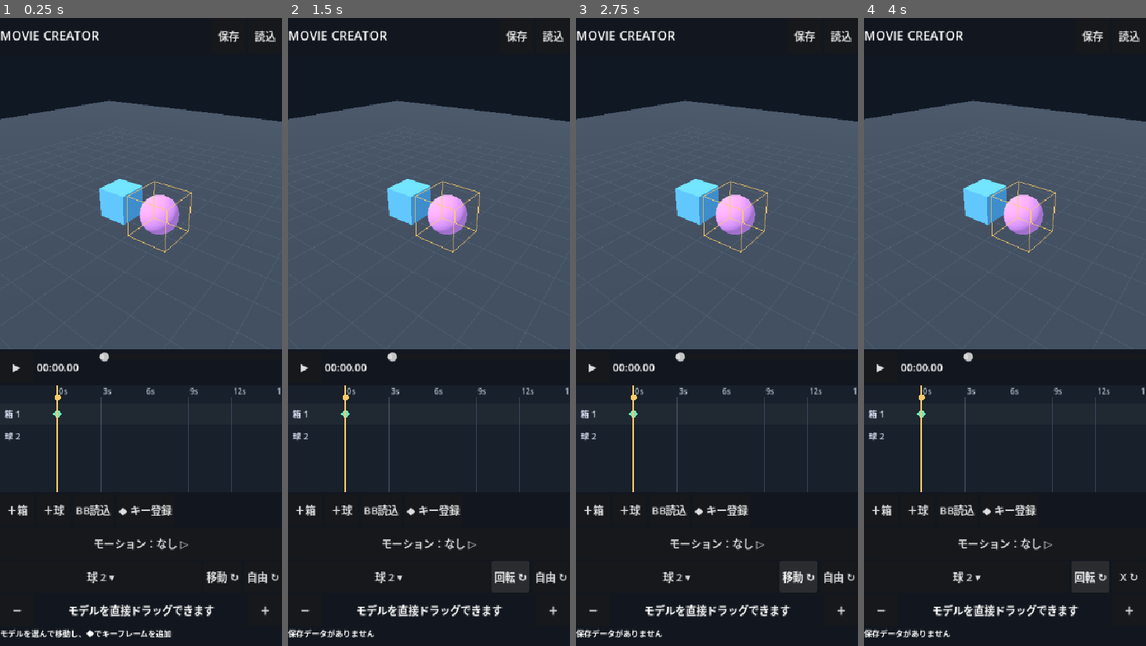
Above: before the commit, frames 1-4 (left to right).
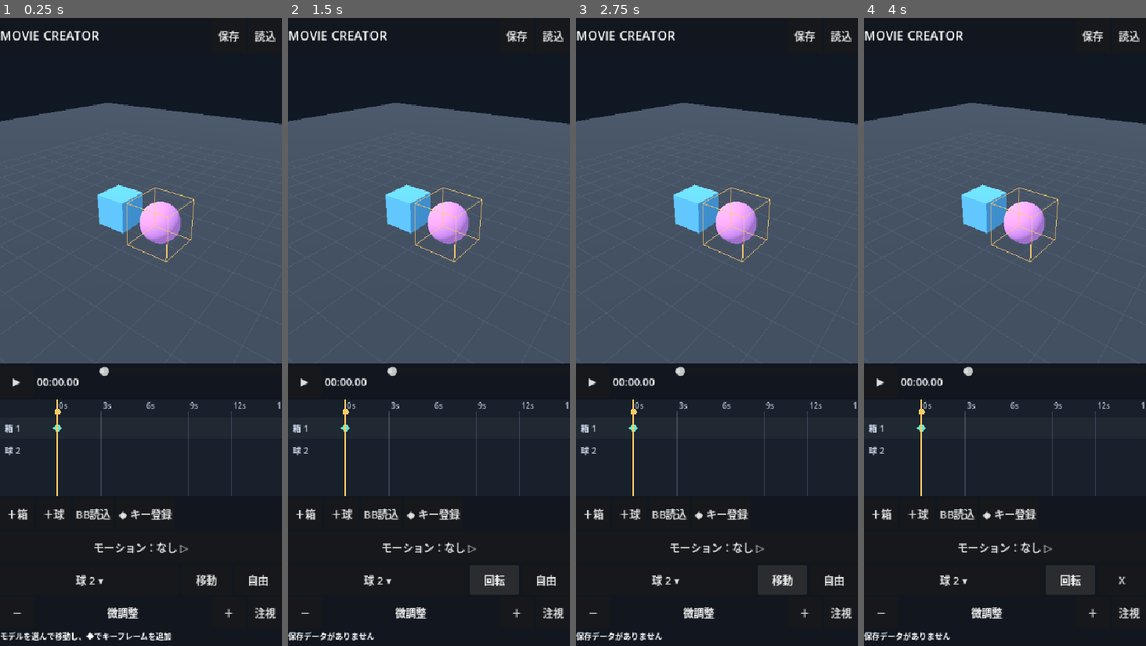
Above: after the commit, the same moments.

Repository: shejklgaia-png/movie_creater
Game: Godot game, scene res://scenes/editor.tscn
Same seed, same stepped clock (60 frames per second), same inputs: the game is played once before the commit and once after it.
Inputs:
- Up to frame 1 (0.25 s): no input
- Up to frame 2 (1.5 s): click "読込" at 0.5 s; click "移動 ↻" (after the commit: "移動") at 1.25 s
- Up to frame 3 (2.75 s): click "回転 ↻" (after the commit: "回転") at 2 s
- Up to frame 4 (4 s): click "自由 ↻" (after the commit: "自由") at 2.75 s; click "移動 ↻" (after the commit: "移動") at 3.5 s

The runs differ from the first frame. In frame 1, 7.9% of the frame differs, in the area x 0-100%, y 13-100%; in frame 2, 7.6%; in frame 3, 7.6%; in frame 4, 7.6%.

Commit message:
Fix Android model names and prevent UI overflow / accidental camera jumps

Diff:
--- a/scripts/editor.gd
+++ b/scripts/editor.gd
@@ -76,6 +76,7 @@
     var layout := VBoxContainer.new()
     layout.set_anchors_and_offsets_preset(Control.PRESET_FULL_RECT)
     layout.add_theme_constant_override("separation", 4)
+    layout.clip_contents = true
     add_child(layout)
 
     var header := HBoxContainer.new()
@@ -125,7 +126,7 @@
     playback.add_child(time_slider)
 
     timeline = TimelineView.new()
-    timeline.custom_minimum_size = Vector2(0, 164)
+    timeline.custom_minimum_size = Vector2(0, 148)
     timeline.size_flags_horizontal = Control.SIZE_EXPAND_FILL
     dock.add_child(timeline)
     timeline.seek_requested.connect(_seek)
@@ -141,6 +142,8 @@
     dock.add_child(motion_row)
     motion_button = _make_button(motion_row, "モーション：なし ▷", _cycle_bb_animation)
     motion_button.size_flags_horizontal = Control.SIZE_EXPAND_FILL
+    motion_button.clip_text = true
+    motion_button.custom_minimum_size.x = 0
     motion_button.tooltip_text = "読み込んだモデルのアニメーションを切り替え"
 
 
@@ -148,22 +151,33 @@
     dock.add_child(properties)
     selection = _make_button(properties, "モデル選択 ▾", _toggle_picker)
     selection.size_flags_horizontal = Control.SIZE_EXPAND_FILL
-    mode_option = _make_button(properties, "移動 ↻", _cycle_mode)
-    axis_option = _make_button(properties, "自由 ↻", _cycle_axis)
+    selection.clip_text = true
+    selection.custom_minimum_size = Vector2(100, 46)
+    mode_option = _make_button(properties, "移動", _cycle_mode)
+    mode_option.custom_minimum_size = Vector2(76, 46)
+    mode_option.clip_text = true
+    axis_option = _make_button(properties, "自由", _cycle_axis)
+    axis_option.custom_minimum_size = Vector2(74, 46)
+    axis_option.clip_text = true
 
     var nudge_row := HBoxContainer.new()
     dock.add_child(nudge_row)
     _make_button(nudge_row, "－", func(): _nudge(-1.0))
     var nudge_hint := Label.new()
-    nudge_hint.text = "モデルを直接ドラッグできます"
+    nudge_hint.text = "微調整"
+    nudge_hint.clip_text = true
     nudge_hint.horizontal_alignment = HORIZONTAL_ALIGNMENT_CENTER
     nudge_hint.vertical_alignment = VERTICAL_ALIGNMENT_CENTER
     nudge_hint.size_flags_horizontal = Control.SIZE_EXPAND_FILL
     nudge_row.add_child(nudge_hint)
     _make_button(nudge_row, "＋", func(): _nudge(1.0))
+    _make_button(nudge_row, "注視", _focus_selected)
 
     status_label = Label.new()
-    status_label.custom_minimum_size.y = 28
+    status_label.custom_minimum_size = Vector2(0, 24)
+    status_label.size_flags_horizontal = Control.SIZE_EXPAND_FILL
+    status_label.clip_text = true
+    status_label.autowrap_mode = TextServer.AUTOWRAP_OFF
     status_label.add_theme_font_size_override("font_size", 12)
     dock.add_child(status_label)
     _build_picker()
@@ -205,7 +219,31 @@
         return
     var source := file.get_as_text()
     file.close()
-    _import_bbmodel_text(source, path.get_file().get_basename())
+    # Android SAF returns a content:// URI, not a human-readable filename.
+    # Prefer the name embedded in the Blockbench JSON.
+    _import_bbmodel_text(source, "BBモデル")
+
+func _safe_model_name(project_name: String, fallback: String, id: String) -> String:
+    var candidate := project_name.strip_edges()
+    if candidate.is_empty():
+        candidate = fallback.strip_edges()
+    if candidate.begins_with("content:") or candidate.contains("%2F") or candidate.contains("_2F") or candidate.length() > 48:
+        candidate = "BBモデル " + id
+    candidate = candidate.validate_node_name()
+    if candidate.is_empty():
+        candidate = "BBモデル " + id
+    return candidate.substr(0, 24)
+
+func _short_text(value: String, max_chars: int) -> String:
+    if value.length() <= max_chars:
+        return value
+    return value.substr(0, maxi(1, max_chars - 1)) + "…"
+
+func _model_title(id: String) -> String:
+    if not objects_by_id.has(id):
+        return "モデル"
+    var node: Node3D = objects_by_id[id]
+    return _short_text(node.name, 13)
 
 func _import_bbmodel_text(source: String, filename: String = "Blockbench") -> bool:
     var importer := BBModelImporter.new()
@@ -217,7 +255,7 @@
     var id := str(next_id)
     next_id += 1
     var node: Node3D = result["root"]
-    node.name = filename.validate_node_name()
+    node.name = _safe_model_name(str(result.get("model_name", "")), filename, id)
     node.set_meta("movie_id", id)
     node.set_meta("kind", "bbmodel")
     node.set_meta("tint", "#ffffff")
@@ -233,12 +271,13 @@
     }
     _refresh_selector()
     _set_selection(id)
-    _focus_bbmodel(node)
     _refresh_timeline()
     _seek(current_time)
+    # Animate first, then frame the *actual displayed* pose (not rest pose).
+    _focus_bbmodel(node)
     var notices: Array = result.get("warnings", [])
-    var issue_info := (" / 注意: " + str(notices[0])) if not notices.is_empty() else ""
-    _show_message("BB読込成功: %dメッシュ・%dキューブ・%dモーション%s" % [int(result.get("meshes", 0)), int(result["cubes"]), clips.size(), issue_info])
+    var issue_info := " / 注意あり" if not notices.is_empty() else ""
+    _show_message("BB読込: %s｜%dメッシュ・%dモーション%s" % [_model_title(id), int(result.get("meshes", 0)), clips.size(), issue_info])
     return true
 
 func _bbmodel_bounds(node: Node3D) -> AABB:
@@ -307,6 +346,13 @@
     orbit_distance = clampf(radius / sin(minf(half_vertical_fov, half_horizontal_fov)) * 1.35, 2.5, 80.0)
     _update_camera()
 
+func _focus_selected() -> void:
+    if not objects_by_id.has(selected_id):
+        _show_message("注視するモデルを選択してください")
+        return
+    _focus_bbmodel(objects_by_id[selected_id])
+    _show_message("注視点を %s に合わせました" % _model_title(selected_id))
+
 func _cycle_bb_animation() -> void:
     if not bb_assets.has(selected_id):
         _show_message("先にBBモデルを選択してください")
@@ -331,7 +377,7 @@
     var clips: Array = asset.get("clips", [])
     var selected := int(asset.get("clip_index", -1))
     if selected >= 0 and selected < clips.size():
-        motion_button.text = "モーション：%s ▷" % str(clips[selected].get("name", "Animation"))
+        motion_button.text = "モーション：%s ▷" % _short_text(str(clips[selected].get("name", "Animation")), 18)
 
 func _sample_bb_animations() -> void:
     var sampler := BBModelImporter.new()
@@ -477,19 +523,27 @@
         var node: Node3D = objects_by_id[drag_target_id]
         drag_position_start = node.position
         drag_rotation_start = node.rotation_degrees
-        drag_grab_point = _world_on_level(at, node.position.y, node.position)
+        var target_height := node.position.y
+        if str(node.get_meta("kind", "")) == "bbmodel":
+            target_height = _bbmodel_bounds(node).get_center().y
+        drag_grab_point = _world_on_level(at, target_height, node.position)
 
 func _move_pointer(at: Vector2) -> void:
     if not pointer_active:
         return
     var motion := at - pointer_last
     pointer_last = at
+    if not drag_moved:
+        if at.distance_to(pointer_origin) < 14.0:
+            return
+        drag_moved = true
+        # Discard the first large movement event so a tap/jitter cannot snap
+        # the camera view or move a distant model.
+        if drag_target_id.is_empty():
+            return
     if drag_target_id.is_empty():
         _orbit(motion)
         return
-    if not drag_moved and at.distance_to(pointer_origin) < 9.0:
-        return
-    drag_moved = true
     _apply_model_drag(at)
 
 func _finish_pointer(at: Vector2) -> void:
@@ -543,6 +597,9 @@
     # The midpoint follows two fingers: intuitive world-space camera panning.
     var midpoint_motion := (new_position - old_position) * 0.5
     var world_per_pixel: float = 2.0 * orbit_distance * tan(deg_to_rad(editor_camera.fov) * 0.5) / maxf(preview_box.size.y, 1.0)
+    # Guard against a sudden Android touch pointer jump when pinching.
+    world_per_pixel = minf(world_per_pixel, 0.09)
+    midpoint_motion = midpoint_motion.limit_length(24.0)
     orbit_target += (editor_camera.global_transform.basis.x * -midpoint_motion.x + editor_camera.global_transform.basis.y * midpoint_motion.y) * world_per_pixel
     _update_camera()
 
@@ -686,20 +743,21 @@
     if not objects_by_id.has(id):
         return
     selected_id = id
-    selection.text = "%s ▾" % (objects_by_id[id] as Node3D).name
+    selection.text = "%s ▾" % _model_title(id)
     for object_id in objects_by_id.keys():
         var object_node: Node3D = objects_by_id[object_id]
         var frame: Node3D = object_node.get_node_or_null("SelectionFrame")
         if frame != null:
-            frame.visible = str(object_id) == selected_id
+            # A huge bounding wireframe obstructed imported character models.
+            frame.visible = str(object_id) == selected_id and str(object_node.get_meta("kind", "")) != "bbmodel"
     _refresh_motion_button()
-    _show_message("選択中: %s" % (objects_by_id[id] as Node3D).name)
+    _show_message("選択中: %s" % _model_title(id))
 
 func _refresh_selector() -> void:
     if selection == null:
         return
     if objects_by_id.has(selected_id):
-        selection.text = "%s ▾" % (objects_by_id[selected_id] as Node3D).name
+        selection.text = "%s ▾" % _model_title(selected_id)
     elif not objects_by_id.is_empty():
         _set_selection(str(objects_by_id.keys()[0]))
     else:
@@ -707,11 +765,11 @@
 
 func _cycle_mode() -> void:
     mode_index = (mode_index + 1) % 2
-    mode_option.text = ("移動 ↻" if mode_index == 0 else "回転 ↻")
+    mode_option.text = ("移動" if mode_index == 0 else "回転")
 
 func _cycle_axis() -> void:
     axis_index = (axis_index + 1) % 4
-    axis_option.text = ["自由 ↻", "X ↻", "Y ↻", "Z ↻"][axis_index]
+    axis_option.text = ["自由", "X", "Y", "Z"][axis_index]
 
 func _build_picker() -> void:
     # A native OptionButton PopupMenu is hard to dismiss on Android.
@@ -777,7 +835,8 @@
     for id_value in objects_by_id.keys():
         var item_id := str(id_value)
         var button := Button.new()
-        button.text = ("✓ " if item_id == selected_id else "　") + (objects_by_id[item_id] as Node3D).name
+        button.text = ("✓ " if item_id == selected_id else "　") + _short_text((objects_by_id[item_id] as Node3D).name, 24)
+        button.clip_text = true
         button.custom_minimum_size.y = 56.0
         button.alignment = HORIZONTAL_ALIGNMENT_LEFT
         button.size_flags_horizontal = Control.SIZE_EXPAND_FILL
@@ -916,7 +975,7 @@
         var times: Array = []
         for key in tracks.get(id, []):
             times.append(float(key.get("time", 0.0)))
-        rows.append({"id": id, "label": node.name, "times": times})
+        rows.append({"id": id, "label": _model_title(id), "times": times})
     timeline.set_tracks(rows)
 
 func _update_clock() -> void:
@@ -942,6 +1001,7 @@
             "id": id,
             "kind": str(node.get_meta("kind", "box")),
             "tint": str(node.get_meta("tint", "#ffffff")),
+            "display_name": node.name,
             "keyframes": tracks.get(id, []),
             "bb_source": str(bb_assets[id]["source"]) if bb_assets.has(id) else "",
             "bb_clip_index": int(bb_assets[id]["clip_index"]) if bb_assets.has(id) else -1
@@ -1016,10 +1076,12 @@
             var model: Node3D = bb_result["root"]
             model.position = pos
             model.rotation_degrees = angles
+            model.name = _safe_model_name(str(bb_result.get("model_name", "")), str(record.get("display_name", "BBモデル")), id)
             model.set_meta("movie_id", id)
             model.set_meta("kind", "bbmodel")
             model.set_meta("tint", "#ffffff")
             scene_root.add_child(model)
+            _add_bbmodel_selection_frame(model)
             objects_by_id[id] = model
             var clips: Array = bb_result.get("animations", [])
             bb_assets[id] = {
@@ -1032,8 +1094,12 @@
     _refresh_selector()
     _refresh_timeline()
     _seek(0.0)
+    if bb_assets.has(selected_id):
+        # Only reframe after the restore has completed, never on selection taps.
+        _focus_bbmodel(objects_by_id[selected_id])
     _show_message("プロジェクトを読み込みました")
 
 func _show_message(message: String) -> void:
     if status_label != null:
-        status_label.text = message
+        status_label.text = _short_text(message, 45)
+        status_label.tooltip_text = message
